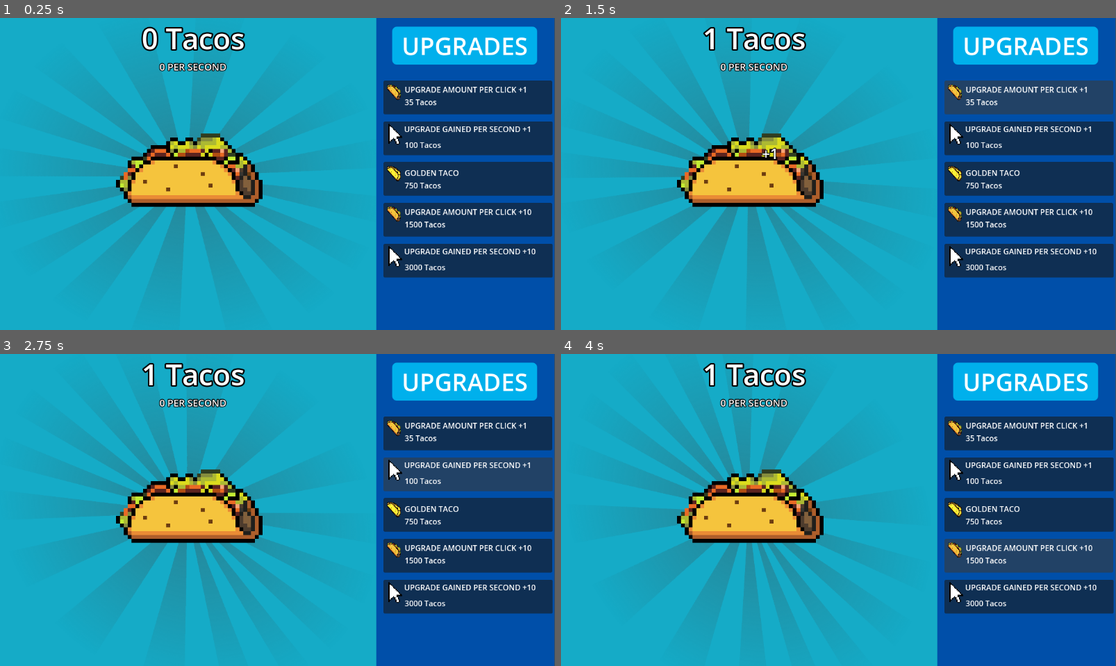
Above: before the commit, frames 1-4 (two rows, left to right).
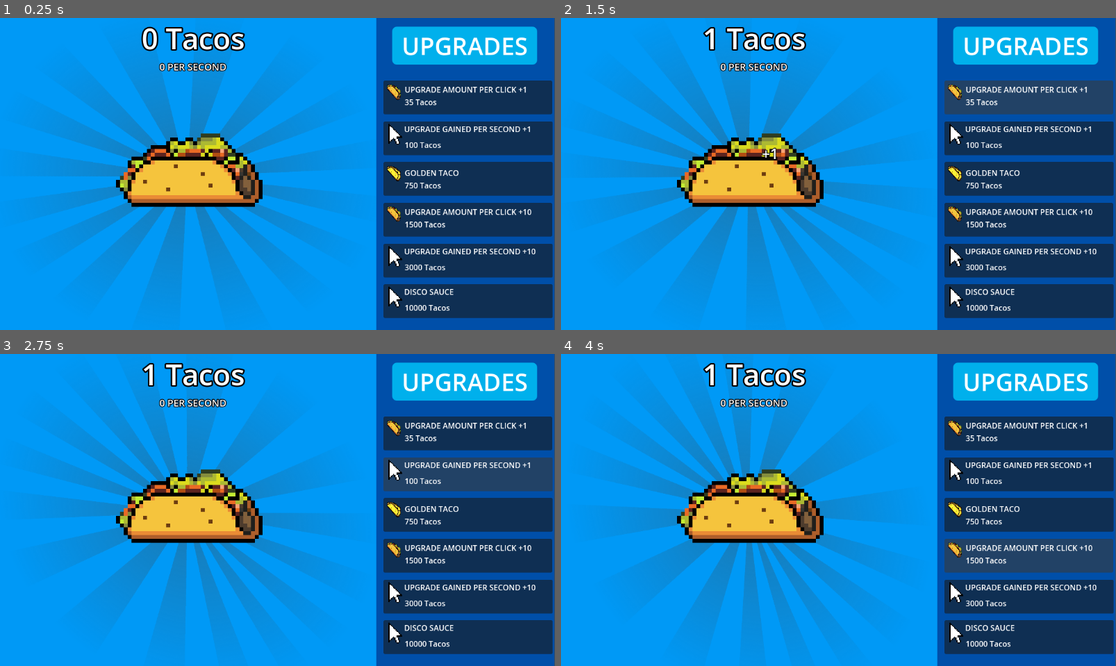
Above: after the commit, the same moments.

Repository: Overlord1304/Taco-Clicker
Game: Godot game, scene res://scenes/main.tscn
The game is run twice, just before and just after one commit, with the same random seed, the same clock (stepped at 60 frames per second) and the same inputs.
Inputs (mouse positions are in pixels of both pictures, inside the frame that each line leads up to):
- Up to frame 1 (0.25 s): no input
- Up to frame 2 (1.5 s): click (755, 142) at 0.5 s; click "35 Tacos" at 1.25 s
- Up to frame 3 (2.75 s): click "100 Tacos" at 2 s
- Up to frame 4 (4 s): click "750 Tacos" at 2.75 s; click "1500 Tacos" at 3.5 s

The runs differ from the first frame. In frame 1, 65% of the frame differs, in the area x 0-100%, y 0-100%; in frame 2, 65%; in frame 3, 65%; in frame 4, 65%.

Commit message:
added disco sauce upgrade

Diff:
--- a/scenes/main.tscn
+++ b/scenes/main.tscn
@@ -10,7 +10,7 @@
 [ext_resource type="Texture2D" uid="uid://jbgq1yplxp3r" path="res://sprites/Pixel Cursor (png).png" id="7_tipki"]
 
 [sub_resource type="StyleBoxFlat" id="StyleBoxFlat_sugp2"]
-bg_color = Color(0.08166907, 0.66970944, 0.7802122, 1)
+bg_color = Color(0, 0.6, 0.9647059, 1)
 
 [sub_resource type="Animation" id="Animation_tefeu"]
 length = 0.001
@@ -81,6 +81,47 @@
 "speed": 5.0
 }]
 
+[sub_resource type="Animation" id="Animation_tipki"]
+resource_name = "disco_anim"
+loop_mode = 1
+tracks/0/type = "value"
+tracks/0/imported = false
+tracks/0/enabled = true
+tracks/0/path = NodePath("left:theme_override_styles/panel:bg_color")
+tracks/0/interp = 1
+tracks/0/loop_wrap = true
+tracks/0/keys = {
+"times": PackedFloat32Array(0, 0.2, 0.4, 0.6, 0.8, 1),
+"transitions": PackedFloat32Array(1, 1, 1, 1, 1, 1),
+"update": 0,
+"values": [Color(1, 0, 0, 1), Color(1, 0.4745098, 0, 1), Color(1, 1, 0, 1), Color(0, 1, 0, 1), Color(0, 0.43137255, 1, 1), Color(0.5019608, 0, 1, 1)]
+}
+
+[sub_resource type="Animation" id="Animation_85g3d"]
+length = 0.001
+
+[sub_resource type="Animation" id="Animation_choun"]
+resource_name = "reset"
+tracks/0/type = "value"
+tracks/0/imported = false
+tracks/0/enabled = true
+tracks/0/path = NodePath("left:theme_override_styles/panel:bg_color")
+tracks/0/interp = 1
+tracks/0/loop_wrap = true
+tracks/0/keys = {
+"times": PackedFloat32Array(0),
+"transitions": PackedFloat32Array(1),
+"update": 0,
+"values": [Color(0, 0.6, 0.9647059, 1)]
+}
+
+[sub_resource type="AnimationLibrary" id="AnimationLibrary_ya4ey"]
+_data = {
+&"RESET": SubResource("Animation_85g3d"),
+&"disco_anim": SubResource("Animation_tipki"),
+&"reset": SubResource("Animation_choun")
+}
+
 [node name="main" type="Control"]
 layout_mode = 3
 anchors_preset = 0
@@ -332,12 +373,53 @@
 theme_override_font_sizes/font_size = 16
 text = "UPGRADE GAINED PER SECOND +10"
 
+[node name="disco_sauce" type="Button" parent="right"]
+layout_mode = 0
+offset_left = 15.0
+offset_top = 554.0
+offset_right = 366.0
+offset_bottom = 624.0
+theme_override_styles/focus = SubResource("StyleBoxEmpty_tefeu")
+
+[node name="disco_sauce_sprite" type="AnimatedSprite2D" parent="right/disco_sauce"]
+position = Vector2(31, 20)
+scale = Vector2(0.12, 0.12)
+sprite_frames = SubResource("SpriteFrames_choun")
+
+[node name="disco_sauce_label" type="Label" parent="right/disco_sauce"]
+layout_mode = 0
+offset_left = 44.0
+offset_top = 37.00009
+offset_right = 343.0
+offset_bottom = 112.00009
+theme_override_font_sizes/font_size = 16
+text = "
+
+"
+
+[node name="Label" type="Label" parent="right/disco_sauce"]
+layout_mode = 0
+offset_left = 43.0
+offset_top = 4.0
+offset_right = 368.0
+offset_bottom = 62.0
+theme_override_font_sizes/font_size = 16
+text = "DISCO SAUCE"
+
 [node name="passivegainstimer" type="Timer" parent="."]
 autostart = true
 
 [node name="gtacotimer" type="Timer" parent="."]
 wait_time = 10.0
 one_shot = true
+
+[node name="dsaucetimer" type="Timer" parent="."]
+wait_time = 10.0
+
+[node name="AnimationPlayer" type="AnimationPlayer" parent="."]
+libraries = {
+&"": SubResource("AnimationLibrary_ya4ey")
+}
 
 [connection signal="taco_clicked" from="." to="left/MarginContainer" method="_on_main_taco_clicked"]
 [connection signal="tacos_changed" from="." to="left/MarginContainer/VBoxContainer" method="_on_main_tacos_changed"]
@@ -350,5 +432,7 @@
 [connection signal="button_down" from="right/golden taco" to="." method="_on_golden_taco_button_down"]
 [connection signal="button_down" from="right/amtperclickupg2" to="." method="_on_amtperclickupg_2_button_down"]
 [connection signal="button_down" from="right/autoclickupg2" to="." method="_on_autoclickupg_2_button_down"]
+[connection signal="button_down" from="right/disco_sauce" to="." method="_on_disco_sauce_button_down"]
 [connection signal="timeout" from="passivegainstimer" to="." method="_on_timer_timeout"]
 [connection signal="timeout" from="gtacotimer" to="." method="_on_gtacotimer_timeout"]
+[connection signal="timeout" from="dsaucetimer" to="." method="_on_dsaucetimer_timeout"]
--- a/scripts/game.gd
+++ b/scripts/game.gd
@@ -4,17 +4,22 @@
 var tacos = 0
 var base_amount_per_click = 1
 var amount_per_click = 1
+var base_passive_gains = 0
 var passive_gains = 0
 var upg1cost:int = 35
 var upg2cost:int = 100
 var upg3cost:int = 750
 var upg4cost:int = 1500
 var upg5cost:int = 3000
+var upg6cost:int = 10000
 var golden_taco_bought = false
 var golden_taco_activated = false
+var disco_sauce_bought = false
+var disco_sauce_activated = false
 var gtaco_texture = preload("res://sprites/gtaco.png")
 var taco_texture = preload("res://sprites/taco.png")
 @onready var gtaco_timer = $gtacotimer
+@onready var dsauce_timer = $dsaucetimer
 signal tacos_changed
 signal taco_clicked
 func _ready():
@@ -26,38 +31,56 @@
 	$"right/golden taco/golden taco label".text = str(upg3cost)+" Tacos"
 	$right/amtperclickupg2/amountperclickupgrade2label.text = str(upg4cost)+" Tacos"
 	$right/autoclickupg2/autoclickupgsprite2.text = str(upg5cost)+" Tacos"
+	$right/disco_sauce/disco_sauce_label.text = str(upg6cost)+" Tacos"
 	if golden_taco_bought == true:
 		$"right/golden taco".disabled = true
+	if disco_sauce_bought == true:
+		$right/disco_sauce.disabled = true
 func _on_tacobutton_button_down() -> void:
 	tacos += amount_per_click
 	emit_signal("tacos_changed",tacos)
 	emit_signal("taco_clicked",amount_per_click)
 	save_data()
-func _process(_float):
+func _process(delta):
 	if golden_taco_bought and golden_taco_activated == false:
+		var rand = randi() % 3000
+
+		match rand:
+			!2999:
+				pass
+			2999:
+
+				$left/MarginContainer/tacobutton.texture_normal = gtaco_texture
+				golden_taco_activated = true
+				amount_per_click = base_amount_per_click * 10
+
+				gtaco_timer.start(10.0)
+	if disco_sauce_bought and disco_sauce_activated == false:
 		var rand = randi() % 3000
 		print(rand)
 		match rand:
 			!2999:
 				pass
 			2999:
-				print("hi")
-				$left/MarginContainer/tacobutton.texture_normal = gtaco_texture
-				golden_taco_activated = true
-				amount_per_click = base_amount_per_click * 10
-				gtaco_timer.start(10.0)
-	print(golden_taco_bought)
+				disco_sauce_activated = true
+				passive_gains = base_passive_gains * 50
+				$left/MarginContainer/VBoxContainer/persecondcount.text = str(passive_gains)+" PER SECOND"
+				$AnimationPlayer.play("disco_anim")
+				dsauce_timer.start(10.0)
+
 func save_data():
 	var data = {
 		"tacos" : tacos,
 		"base_amount_per_click": base_amount_per_click,
-		"passive_gains" : passive_gains,
+		"base_passive_gains" : base_passive_gains,
 		"upg1cost" : upg1cost,
 		"upg2cost" : upg2cost,
 		"upg3cost" : upg3cost,
 		"golden_taco_bought": golden_taco_bought,
 		"upg4cost" : upg4cost,
-		"upg5cost" : upg5cost
+		"upg5cost" : upg5cost,
+		"upg6cost" : upg6cost,
+		"disco_sauce_bought" : disco_sauce_bought
 	}
 	var file = FileAccess.open(saves, FileAccess.WRITE)
 	file.store_var(data)
@@ -72,13 +95,16 @@
 			tacos = data.get("tacos",0)
 			base_amount_per_click = data.get("base_amount_per_click",1)
 			amount_per_click = base_amount_per_click
-			passive_gains = data.get("passive_gains",0)
+			base_passive_gains = data.get("base_passive_gains",0)
+			passive_gains = base_passive_gains
 			upg1cost = data.get("upg1cost",35)
 			upg2cost = data.get("upg2cost",100)
 			upg3cost = data.get("upg3cost",750)
 			upg4cost = data.get("upg4cost",1500)
 			upg5cost = data.get("upg5cost",3000)
-			golden_taco_bought = data.get("golden_taco_bought")
+			upg6cost = data.get("upg6cost",10000)
+			golden_taco_bought = data.get("golden_taco_bought",false)
+			disco_sauce_bought = data.get("disco_sauce_bought",false)
 
 	else:
 		save_data()
@@ -99,9 +125,13 @@
 
 func _on_autoclickupg_1_button_down() -> void:
 	if tacos >= upg2cost:
-		passive_gains += 1
+		base_passive_gains += 1
+
+		if disco_sauce_activated:
+			passive_gains = base_passive_gains * 10
+		else:
+			passive_gains = base_passive_gains
 		$left/MarginContainer/VBoxContainer/persecondcount.text = str(passive_gains)+" PER SECOND"
-
 		tacos -= upg2cost
 		upg2cost *= 1.25
 		$right/autoclickupg1/autoclickupgsprite1.text = str(upg2cost)+" Tacos"
@@ -148,11 +178,30 @@
 
 func _on_autoclickupg_2_button_down() -> void:
 	if tacos >= upg5cost:
-		passive_gains += 10
+		base_passive_gains += 10
+		if disco_sauce_activated:
+			passive_gains = base_passive_gains * 10
+		else:
+			passive_gains = base_passive_gains
 		$left/MarginContainer/VBoxContainer/persecondcount.text = str(passive_gains)+" PER SECOND"
-
 		tacos -= upg5cost
 		upg5cost *= 1.25
 		$right/autoclickupg2/autoclickupgsprite2.text = str(upg5cost)+" Tacos"
 		emit_signal("tacos_changed",tacos)
 		save_data()
+
+
+func _on_disco_sauce_button_down() -> void:
+	if tacos >= upg6cost and disco_sauce_bought == false:
+		disco_sauce_bought = true
+		tacos -= upg6cost
+		$right/disco_sauce/disco_sauce_label.text = str(upg6cost)+" Tacos"
+		emit_signal("tacos_changed",tacos)
+		save_data()
+
+
+func _on_dsaucetimer_timeout() -> void:
+	disco_sauce_activated = false
+	passive_gains = base_passive_gains
+	$left/MarginContainer/VBoxContainer/persecondcount.text = str(passive_gains)+" PER SECOND"
+	$AnimationPlayer.play("reset")
Not shown: 1 places in scenes/main.tscn that only renumber resources
